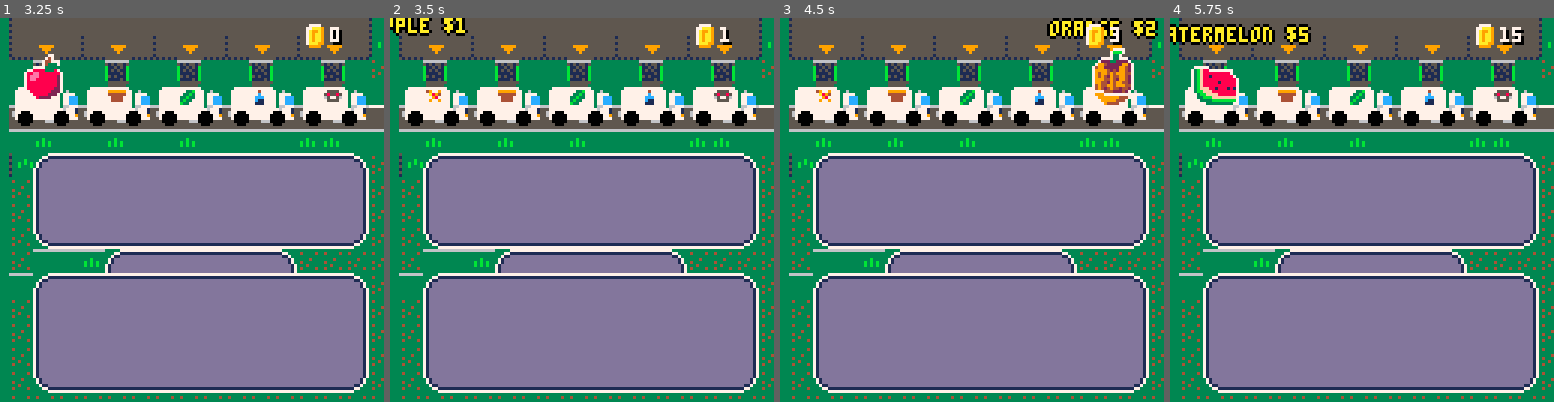
Above: before the commit, frames 1-4 (left to right).
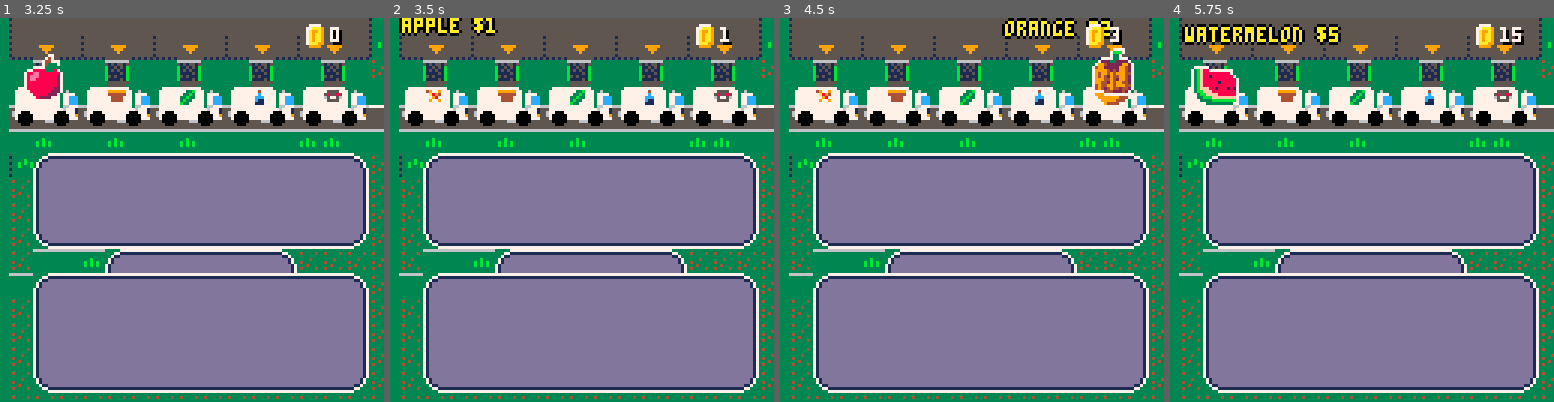
Above: after the commit, the same moments.

Repository: joeld42/ldjam_jovoc
Game: PICO-8 cartridge ld52_harvest/harvest.p8
Same seed, same stepped clock (60 frames per second), same inputs: the game is played once before the commit and once after it.
Inputs:
- Up to frame 1 (3.25 s): tap O (Z key) at 0.33, 0.7, 1.43, 2.22, 3.1 s; tap X (X key) at 1.07, 2.07, 2.4, 2.73, 3.07 s; hold Left 1.97-2.37 s; hold Down 2.42-2.82 s; hold Right from 2.87 s (still down)
- Up to frame 2 (3.5 s): keep holding Right; tap X (X key) at 3.4 s
- Up to frame 3 (4.5 s): release Right at 3.53 s; hold Up 3.58-4.08 s; tap X (X key) at 3.73, 4.07, 4.4 s; tap O (Z key) at 3.98 s; hold Right from 4.13 s (still down)
- Up to frame 4 (5.75 s): release Right at 4.53 s; hold Down 4.58-5.08 s; tap X (X key) every 0.33 s from 4.73 to 5.73 s; tap O (Z key) at 4.87 s; hold Left from 5.13 s (still down)

Frame 1 is identical in both runs. In frame 2, 0.8% of the frame differs, in the area x 0-29%, y 0-5%; in frame 3, 1.5%, in the area x 57-99%, y 0-6%; in frame 4, 1.4%.

Commit message:
added music

Diff:
--- a/ld52_harvest/code/harvest.lua
+++ b/ld52_harvest/code/harvest.lua
@@ -94,8 +94,9 @@
         end
     end
 
-
     fruits={}
+
+    music( 0 )
 end
 
 -- Save copied tables in `copies`, indexed by original table.
@@ -191,11 +192,16 @@
                 -- Convert fruit to score
                 local vpfruit = score_fruit(f, f.nxcol )
 
-                printh( "SCORED " .. tostr(vpfruit) )
-
                 vp = vp + vpfruit
                 name = describe_fruit(f) .. " $" .. tostr(vpfruit)
-                spawn_msg( f.sx-20, f.sy-20, name, 10 )
+                local offs = 20
+                if ( f.nxcol == 0) then offs=10
+                elseif ( f.nxcol== 4) then offs=35 end
+
+                printh( "SCORED " .. tostr(vpfruit) )
+                sfx( 0 )
+
+                spawn_msg( f.sx-offs, f.sy-20, name, 10 )
 
                 done = 1
             end
@@ -360,11 +366,11 @@
         if f.baked then
             vp *= 2 -- bakery
         end
-    elseif buyer==4 then
+    elseif buyer==3 then
         if f.organic then
             vp *= 2 -- fancy grocery
         end
-    elseif buyer==5 then
+    elseif buyer==4 then
         if f.canned then
             vp *= 2 -- wholesaler
         end
@@ -523,8 +529,9 @@
 
 
     if (btnp(5)) then
-
+        sfx(4)
         make_fruit( cfruit,  slot, 0, cx, gmy+4)
+
 
         fruitleft -= 1
 
@@ -587,7 +594,7 @@
         end
 
         if (btnp(5)) then
-
+            sfx(1)
             if not bitem then
                 -- done button pressed
                 shopytarg = 129
@@ -628,6 +635,7 @@
             gg.icon = bitem.icon
 
             buildleft -= 1
+            sfx(3)
 
             grid[ grid_ndx(buildx,buildy) ] = gg
 
@@ -655,6 +663,7 @@
             end
 
         elseif (btnp(4)) then
+            sfx(2)
             buildx = -1
             buildy = -1
             shopytarg = 70
Not shown, changed: the music (__music__) section of ld52_harvest/harvest.p8
Not shown, changed: the sound effects (__sfx__) section of ld52_harvest/harvest.p8
